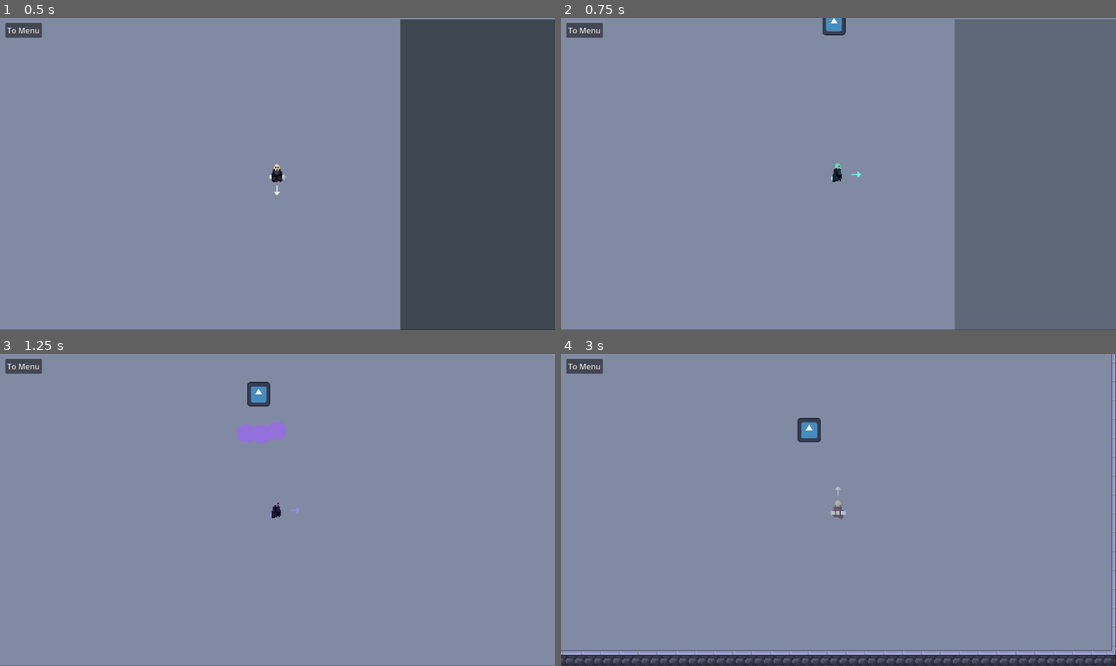
Above: before the commit, frames 1-4 (two rows, left to right).
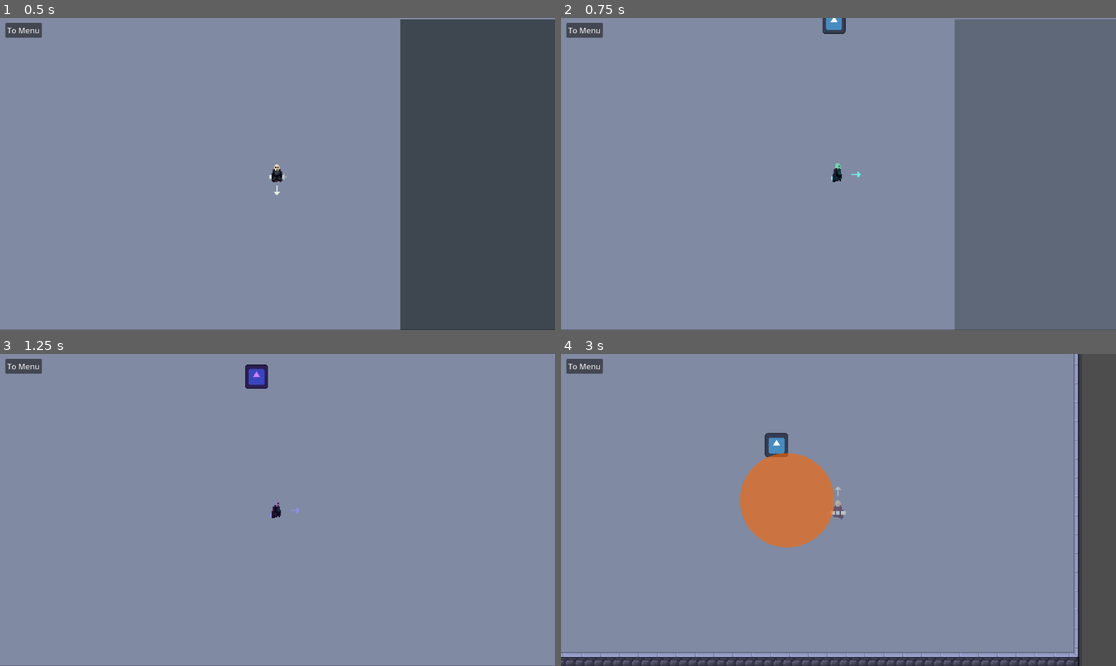
Above: after the commit, the same moments.

Repository: itspeanutzy/Tubes-Group17
Game: Godot game, scene res://Scene/level_3.tscn
Two runs of this game, one before a commit and one after it. Both use one fixed random seed, a clock stepped at 60 frames per second and the inputs below. This scene is started directly instead of the project's main scene. The engine's default icon, where the game draws it, is replaced by a stand-in: a white triangle on a blue panel in a dark square.
Inputs (mouse positions are in pixels of both pictures, inside the frame that each line leads up to):
- Up to frame 1 (0.5 s): no input
- Up to frame 2 (0.75 s): move the mouse to (960, 158) at 0.52 s; hold D (walk_right) from 0.53 s (still down); hold Right mouse button (guard) from 0.53 s (still down); click (960, 158) at 0.6 s
- Up to frame 3 (1.25 s): keep holding D (walk_right); keep holding Right mouse button (guard)
- Up to frame 4 (3 s): move the mouse to (727, 525) at 1.27 s; release D (walk_right) at 1.28 s; release Right mouse button (guard) at 1.28 s; hold S (walk_down) 1.28-2.03 s; right-click (727, 525) at 1.35 s; click (727, 525) at 1.55 s; move the mouse to (894, 441) at 2.02 s; hold D (walk_right) 2.03-2.78 s; hold Right mouse button (guard) 2.03-2.78 s; click (894, 441) at 2.1 s; move the mouse to (810, 572) at 2.77 s; hold W (walk_up) from 2.78 s (still down); tap Shift (dodge) at 2.85 s

Frame 1 is identical in both runs. In frame 2, less than 0.1% of the frame differs, in the area x 47-52%, y 0-6%; in frame 3, 1.0%; in frame 4, 14%, in the area x 0-100%, y 0-100%.

Commit message:
feat (enemy): added melee attack and can be parried

Diff:
--- a/Scene/ranged_enemy.tscn
+++ b/Scene/ranged_enemy.tscn
@@ -4,10 +4,14 @@
 [ext_resource type="PackedScene" uid="uid://dnp207o0s7jne" path="res://Scene/magic_orb.tscn" id="2_5rm4b"]
 [ext_resource type="PackedScene" uid="uid://cll8ojbitygul" path="res://Scene/fire_hazard.tscn" id="3_5rm4b"]
 [ext_resource type="Texture2D" uid="uid://1nxrdfnhump1" path="res://icon.svg" id="3_q66jx"]
+[ext_resource type="Script" uid="uid://561o533d5vjq" path="res://Script/stun_gauge.gd" id="5_q66jx"]
 
 [sub_resource type="CircleShape2D" id="CircleShape2D_bjgdg"]
 
 [sub_resource type="CircleShape2D" id="CircleShape2D_sgnvs"]
+
+[sub_resource type="CircleShape2D" id="CircleShape2D_uj04i"]
+radius = 20.0
 
 [node name="RangedEnemy" type="CharacterBody2D" unique_id=1546509261]
 motion_mode = 1
@@ -27,3 +31,13 @@
 
 [node name="CollisionShape2D" type="CollisionShape2D" parent="Hurtbox" unique_id=364876059]
 shape = SubResource("CircleShape2D_sgnvs")
+
+[node name="Hitbox" type="Area2D" parent="." unique_id=1050308597]
+
+[node name="SlashShape" type="CollisionShape2D" parent="Hitbox" unique_id=1208494628]
+position = Vector2(24, 0)
+shape = SubResource("CircleShape2D_uj04i")
+debug_color = Color(0.80582994, 0.40337756, 0.28330836, 0.41960785)
+
+[node name="StunGauge" type="Node" parent="." unique_id=1176621744]
+script = ExtResource("5_q66jx")
--- a/Script/ranged_enemy.gd
+++ b/Script/ranged_enemy.gd
@@ -1,4 +1,23 @@
 extends CharacterBody2D
+
+enum State { IDLE, COMBAT, CAST, PUNCH, RECOVER, STUN }
+
+const PUNCH_WINDUP := 0.35
+const PUNCH_ACTIVE := 0.15
+const RECOVER_TIME := 0.6
+
+const CAST_TIME := 0.35
+const STUN_TIME := 3.0
+const STUN_DAMAGE_BONUS := 1.5
+
+var state := State.IDLE
+var state_time := 0.0
+var move_dir := Vector2.ZERO
+var pending_fire := false
+
+@onready var stun_gauge: StunGauge = $StunGauge
+@onready var sprite: Sprite2D = $Sprite2D
+@onready var hitbox: Area2D = $Hitbox
 
 @export_group("Stat")
 @export var health := 300
@@ -6,10 +25,12 @@
 
 @export_group("Jarak")
 @export var trigger_range := 200  # di luar jarak ini, musuh diam
-@export var min_distance := 30    # lebih dekat dari ini, musuh mundur
+@export var min_distance := 15 # lebih dekat dari ini, musuh mundur
+@export var melee_distance := 50
 @export var max_distance := 100   # lebih jauh dari ini, musuh mendekat
 
-@export_group("Serangan")
+
+@export_group("Ranged Attack")
 @export var orb_scene: PackedScene
 @export var fire_scene: PackedScene
 @export var attack_cooldown := 3
@@ -17,6 +38,14 @@
 @export var orbs_per_cast := 3
 @export var orb_spread_degrees := 15.0
 
+@export_group("Punch")
+@export var punch_damage := 18
+@export var punch_stun := 30.0
+@export var punch_knockback := 500.0
+@export var punch_cooldown := 1.5
+var is_punching := false
+var indicator_color := Color.YELLOW
+
 @export_group("Teleport")
 @export var hits_to_teleport := 3
 @export var teleport_min_distance := 100
@@ -43,40 +72,159 @@
 		arena_rect = Rect2(tl, br - tl)
 		has_arena = true
 
+	stun_gauge.stunned.connect(_on_stunned)
+	hitbox.monitoring = false
+	hitbox.area_entered.connect(_on_hitbox_area_entered)
+
 
 func _physics_process(delta: float) -> void:
 	if not is_instance_valid(player):
 		return
 
+	state_time += delta
 	knockback = knockback.move_toward(Vector2.ZERO, 800.0 * delta)
-
+	move_dir = Vector2.ZERO
+
+	match state:
+		State.IDLE:
+			_state_idle()
+		State.COMBAT:
+			_state_combat(delta)
+		State.CAST:
+			_state_cast()
+		State.STUN:
+			_state_stun()
+		State.PUNCH:
+			_state_punch()
+		State.PUNCH:
+			_state_punch()
+		State.RECOVER:
+			_state_recover()
+
+	velocity = move_dir * move_speed + knockback
+	move_and_slide()
+
+
+func _state_idle() -> void:
+	if global_position.distance_to(player.global_position) <= trigger_range:
+		change_state(State.COMBAT)
+
+func _state_combat(delta: float) -> void:
 	var to_player := player.global_position - global_position
 	var dist := to_player.length()
-	var move_dir := Vector2.ZERO
-
-	if dist <= trigger_range:
-		# Jaga jarak
-		if dist < min_distance:
-			move_dir = -to_player.normalized()
-		elif dist > max_distance:
-			move_dir = to_player.normalized()
-
-		# Serang tiap cooldown habis
-		attack_timer -= delta
-		if attack_timer <= 0.0:
-			attack_timer = attack_cooldown
-			_attack()
-
-	velocity = move_dir * move_speed + knockback
-	move_and_slide()
-
-
-func _attack() -> void:
-	if fire_scene != null and randf() < fire_chance:
+	if dist > trigger_range:
+		change_state(State.IDLE)
+		return
+
+	# Keep distance
+	if dist < min_distance:
+		move_dir = -to_player.normalized()
+	elif dist > max_distance:
+		move_dir = to_player.normalized()
+
+
+	attack_timer -= delta
+	if attack_timer <= 0.0:
+		if dist >= min_distance and dist <= melee_distance:
+			_start_punch(to_player)
+		else:
+			_start_cast()
+
+func _start_cast() -> void:
+	is_punching = false
+	queue_redraw()
+	pending_fire = fire_scene != null and randf() < fire_chance
+	attack_timer = attack_cooldown
+	change_state(State.CAST)
+
+func _state_cast() -> void:
+	if state_time < CAST_TIME:
+		return
+	if pending_fire:
 		_cast_fire()
 	else:
 		_cast_orbs()
-
+	change_state(State.COMBAT)
+
+func _state_stun() -> void:
+	if state_time >= STUN_TIME:
+		stun_gauge.release()
+		attack_timer = maxf(attack_timer, 1.0)
+		change_state(State.COMBAT)
+
+func _start_punch(to_player: Vector2) -> void:
+	attack_timer = punch_cooldown
+	hitbox.rotation = to_player.angle()   # aim is locked here, so you can sidestep
+	change_state(State.PUNCH)
+
+
+func _state_punch() -> void:
+	var active_end := PUNCH_WINDUP + PUNCH_ACTIVE
+	var active := state_time >= PUNCH_WINDUP and state_time < active_end
+	hitbox.monitoring = active
+	sprite.self_modulate = Color.RED if active else Color.YELLOW
+	if state_time <= PUNCH_WINDUP:
+		indicator_color = Color.YELLOW
+	elif state_time <= active_end:
+		indicator_color = Color.RED
+
+	if state_time >= active_end:
+		change_state(State.RECOVER)
+	if not is_punching:
+		is_punching = true
+	queue_redraw()
+
+func _draw() -> void:
+	if is_punching:
+		var direction: Vector2 = (player.global_position - global_position).normalized()
+		var target_local_pos: Vector2 = to_local(global_position + (direction * 24))
+		draw_circle(target_local_pos, 10.0, indicator_color)
+
+func _state_recover() -> void:
+	if state_time >= 0.35:
+		is_punching = false
+	queue_redraw()
+	if state_time >= RECOVER_TIME:
+		change_state(State.COMBAT)
+
+
+# Called by the player's _parry()
+func on_parried(parrier: Node2D, stun_power: float) -> void:
+	knockback = (global_position - parrier.global_position).normalized() * 250.0
+	change_state(State.RECOVER)    # the attack is interrupted first...
+	stun_gauge.add(stun_power)     # ...then, if the gauge fills, STUN overrides RECOVER
+
+
+func _on_hitbox_area_entered(area: Area2D) -> void:
+	if area.name != "Hurtbox":
+		return
+	var target = area.get_parent()
+	if not target.is_in_group("Player"):
+		return
+	if target.has_method("take_hit"):
+		var push: Vector2 = (target.global_position - global_position).normalized() * punch_knockback
+		target.take_hit(punch_damage, punch_stun, push, self)
+
+func change_state(new_state: State) -> void:
+	state = new_state
+	state_time = 0.0
+	hitbox.set_deferred("monitoring", false)   # leaving any state switches the punch hitbox off
+	match new_state:
+		State.CAST:
+			sprite.self_modulate = Color(0.8, 0.5, 1.0)   # purple: spell wind-up
+		State.PUNCH:
+			sprite.self_modulate = Color.YELLOW           # punch wind-up
+		State.STUN:
+			hit_count = 0
+			sprite.self_modulate = Color(0.5, 0.8, 1.0)   # light blue
+		_:
+			sprite.self_modulate = Color.WHITE
+
+
+func _on_stunned() -> void:
+	change_state(State.STUN)
+	is_punching = false
+	queue_redraw()
 
 func _cast_orbs() -> void:
 	if orb_scene == null:
@@ -97,6 +245,11 @@
 
 
 func _teleport() -> void:
+	is_punching = false
+	queue_redraw()
+	if state == State.STUN:
+		return
+
 	if not is_instance_valid(player):
 		return
 
@@ -116,10 +269,13 @@
 		break
 
 	attack_timer = maxf(attack_timer, 1.0)
+	change_state(State.COMBAT)   # a teleport cancels any attack in progress
 
 
 # Dipanggil otomatis oleh player saat Hitbox mengenai Hurtbox musuh ini
-func take_hit(damage: int, _stun_power: float, knockback_force: Vector2, _attacker: Node2D) -> void:
+func take_hit(damage: int, stun_power: float, knockback_force: Vector2, _attacker: Node2D) -> void:
+	if state == State.STUN:
+		damage = int(damage * STUN_DAMAGE_BONUS)
 	health -= damage
 	knockback = knockback_force
 
@@ -129,8 +285,12 @@
 	if health <= 0:
 		queue_free()
 		return
+
+	stun_gauge.add(stun_power)   # may switch to STUN right here
+	if state == State.STUN:
+		return                    # stunned enemies never teleport
 
 	hit_count += 1
 	if hit_count >= hits_to_teleport:
 		hit_count = 0
-		_teleport.call_deferred()  # ditunda agar aman dari callback fisika
+		_teleport.call_deferred()  # deferred so it's safe from physics callbacks
